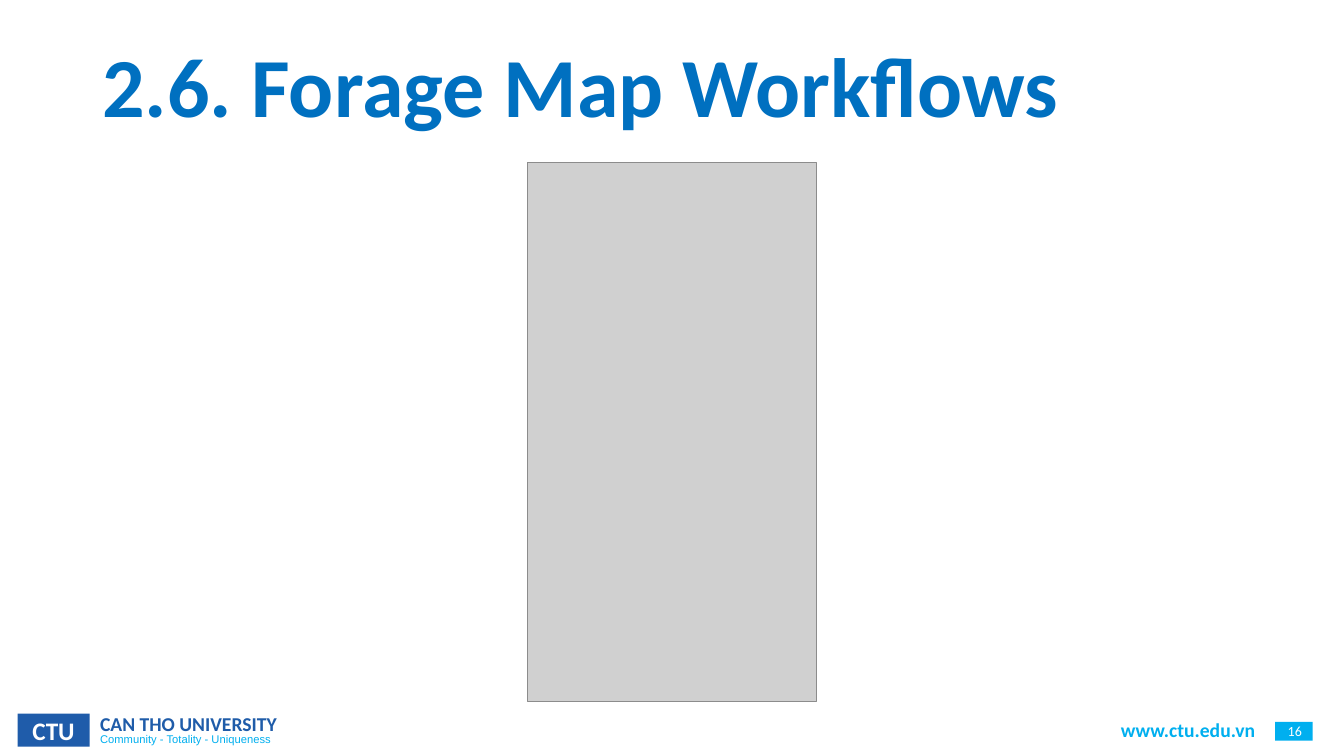
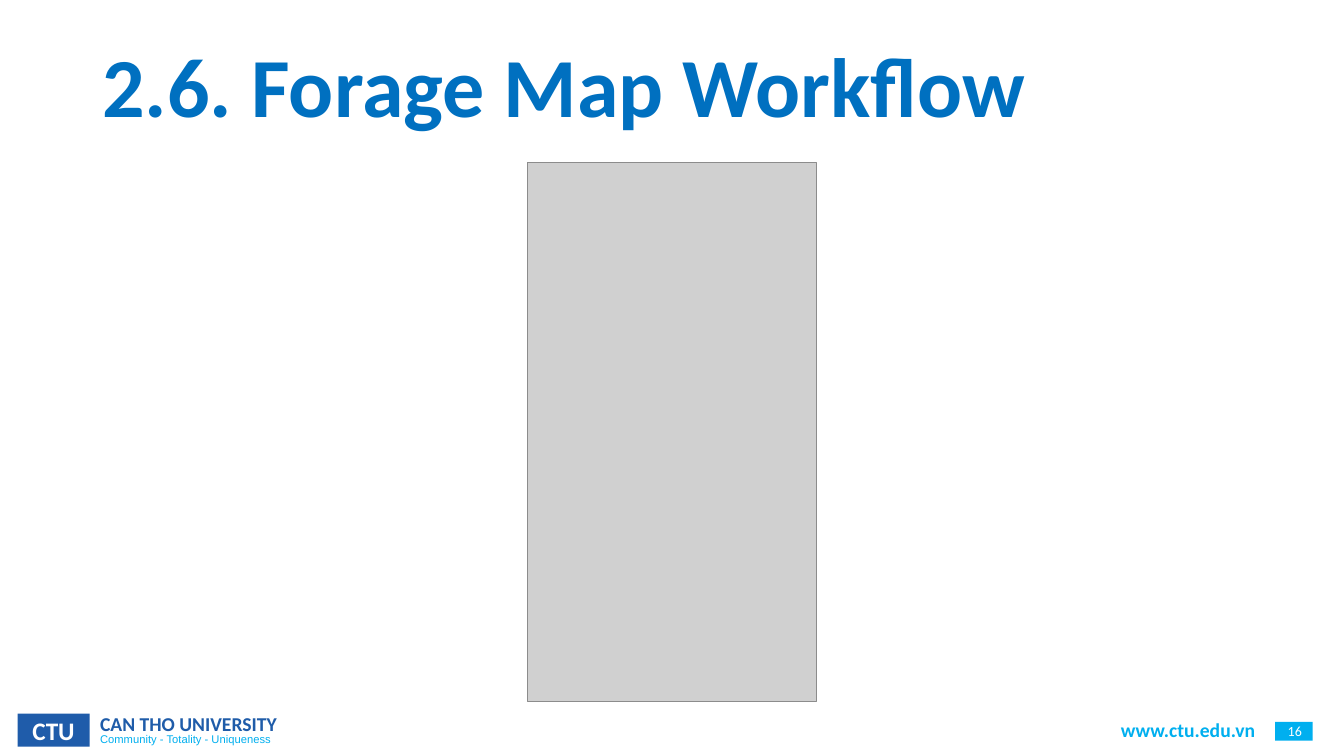
Before and after one commit to CommonHouseCat/fungiscan-mushroom-identifier, a slide deck: slide 16 of Báo cáo/GraduationThesis.pptx. Drawn at 1344x756 pixels with LibreOffice and Linux fonts; fonts in the diff are those of the drawing; grey boxes stand for pictures; background and template pictures are left out. Boxes give left, top, right and bottom in pixels: in the first picture for what was removed or moved away, otherwise in the second. Text is boxed around its words. In the diff, an @@ line names an element or a change of style, - is before the commit and + after.

```diff
--- a/Báo cáo/GraduationThesis.pptx
+++ b/Báo cáo/GraduationThesis.pptx
@@ title at (102,58,1024,132): text changed @@
-2.6. Forage Map Workflows
+2.6. Forage Map Workflow
```
Also in this commit, not shown: 9 other slides changed.
